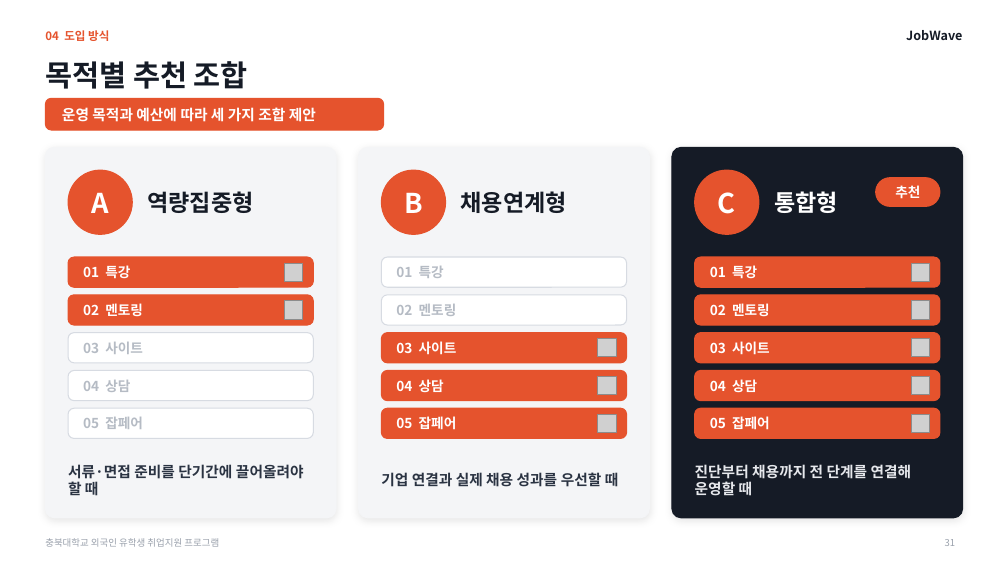
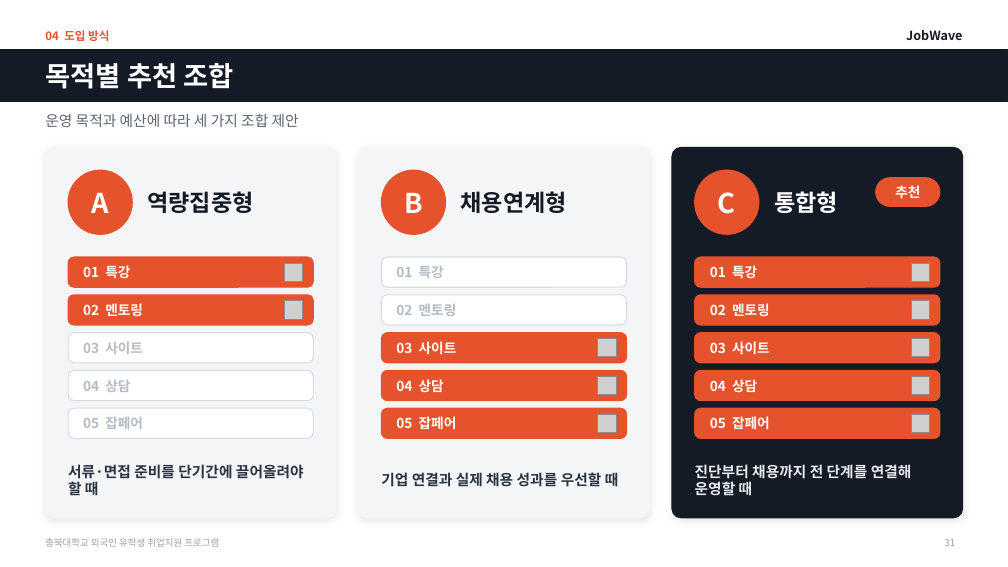
Before and after one commit to job-wave/Codex, a slide deck: slide 31 of output/jobwave-cbnu-proposal/JobWave_proposal_visual.pptx. Drawn at 1008x567 pixels with LibreOffice and Linux fonts; fonts in the diff are those of the drawing; grey boxes stand for pictures. Boxes give left, top, right and bottom in pixels: in the first picture for what was removed or moved away, otherwise in the second. Text is boxed around its words. In the diff, an @@ line names an element or a change of style, - is before the commit and + after.

```diff
--- a/output/jobwave-cbnu-proposal/JobWave_proposal_visual.pptx
+++ b/output/jobwave-cbnu-proposal/JobWave_proposal_visual.pptx
@@ rectangle added at (0,50,1008,101), fill #151B26, outline #151B26 1 pt @@
@@ title "목적별 추천 조합" at (45,63,234,89): size 28 to 26 pt, text colour #151B26 to #FFFFFF @@
@@ text "운영 목적과 예산에 따라 세 ...": place and size @@
-text "운영 목적과 예산에 따라 세 ..." at (62,107,316,122)
+text "운영 목적과 예산에 따라 세 ..." at (45,113,299,127)
@@ text "운영 목적과 예산에 따라 세 ..." at (45,113,299,127): text colour #FFFFFF to #5B6472, bold off @@
@@ rounded rectangle removed at (45,98,383,130) @@
```
Also in this commit, not shown: 26 other slides changed, 1 other file.
